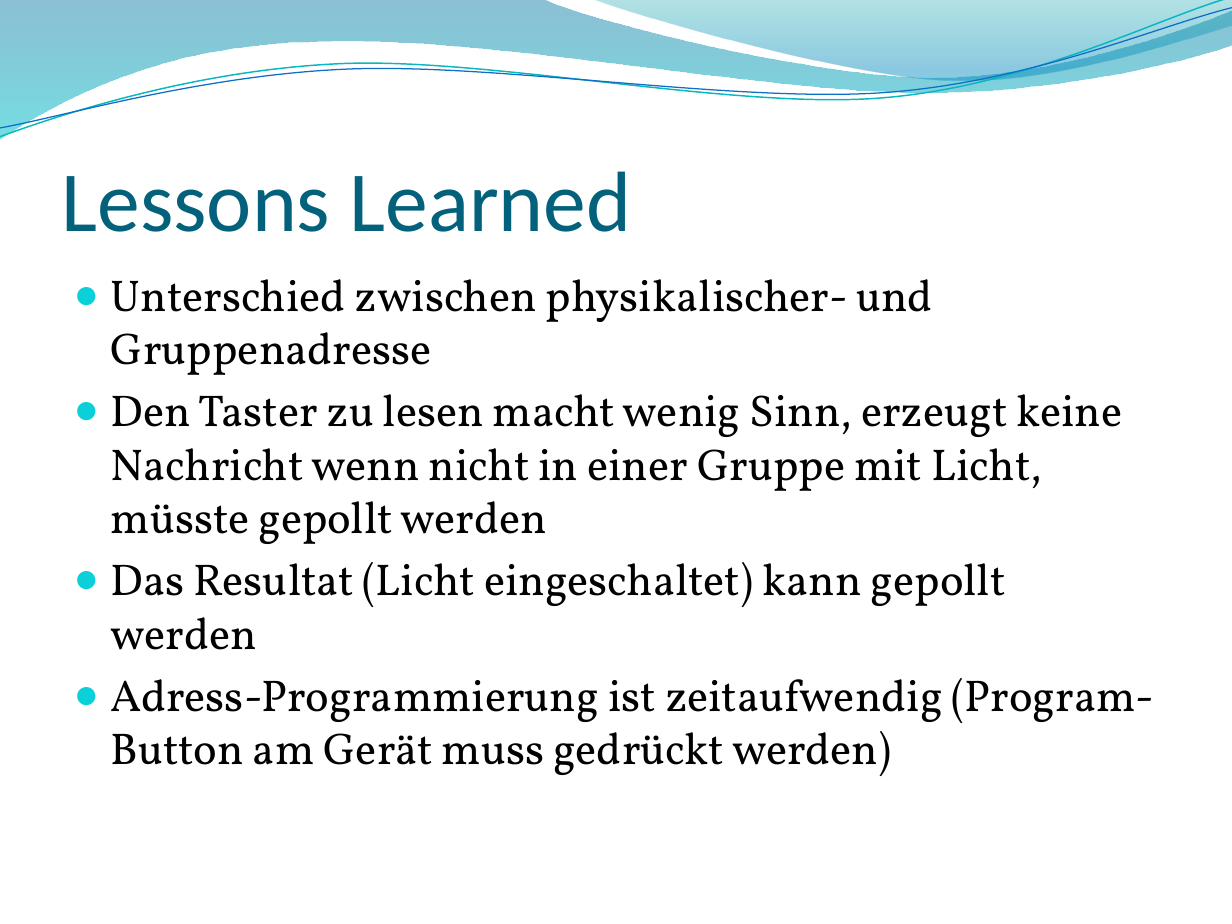
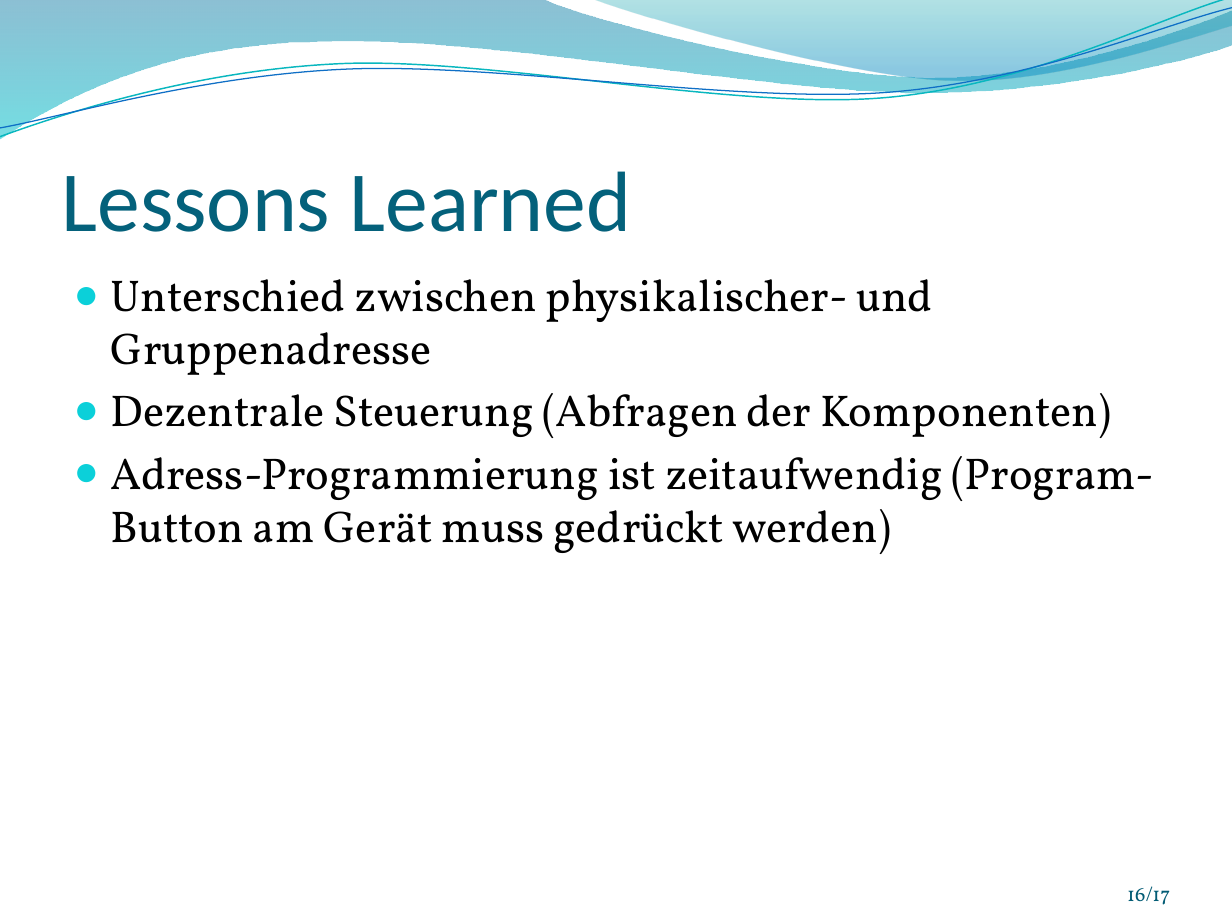
Before and after one commit to thomasfruehwirth/HBA, a slide deck: slide 16 of Praesentation/HBA_KNX_Frueh.pptx (slide 11 before the commit). Drawn at 1232x924 pixels with LibreOffice and Linux fonts; fonts in the diff are those of the drawing; background and template pictures are left out. Boxes give left, top, right and bottom in pixels: in the first picture for what was removed or moved away, otherwise in the second. Text is boxed around its words. In the diff, an @@ line names an element or a change of style, - is before the commit and + after.

```diff
--- a/Praesentation/HBA_KNX_Frueh.pptx
+++ b/Praesentation/HBA_KNX_Frueh.pptx
@@ text at (111,393,1111,438): text changed @@
-● Den Taster zu lesen macht wenig Sinn, erzeugt keine Nachricht wenn nicht in einer Gruppe mit Licht, müsste gepollt werden
-● Das Resultat (Licht eingeschaltet) kann gepollt werden
+● Dezentrale Steuerung (Abfragen der Komponenten)
@@ page number added at (1127,886,1170,905), 12 pt, text #045D75 @@
+16/17
```
Also in this commit, not shown: 6 other slides changed, 9 slides added, 3 slides removed, 43 other files.
